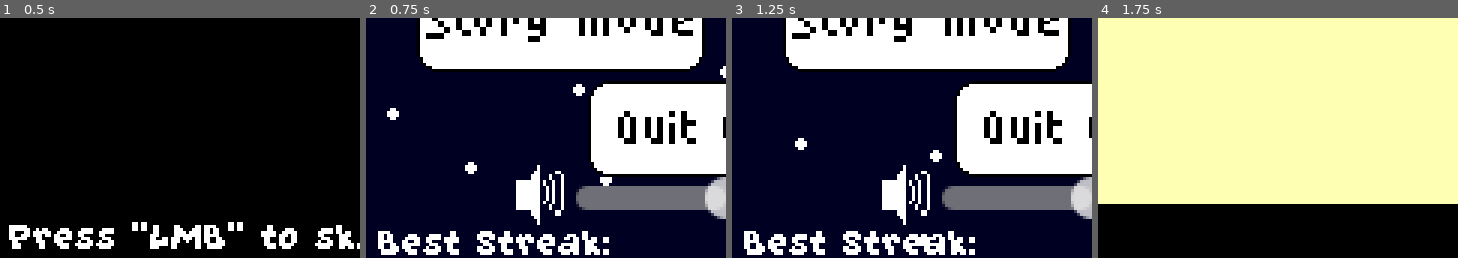
Above: before the commit, frames 1-4 (left to right).
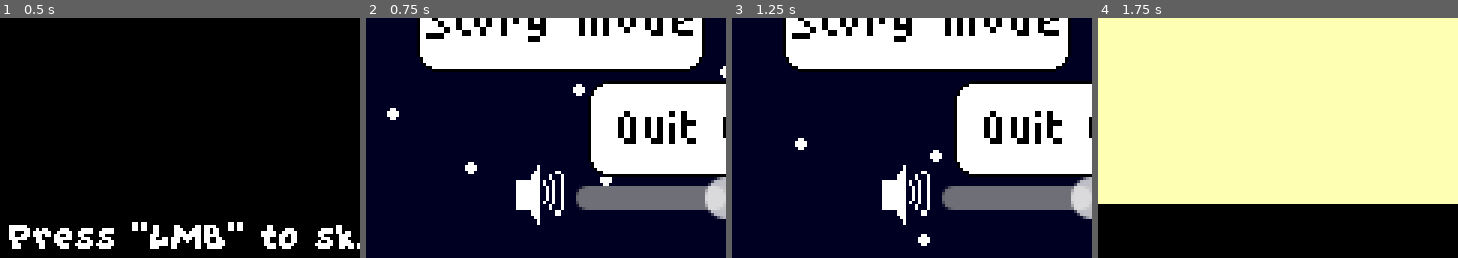
Above: after the commit, the same moments.

Repository: emmetl913/GMTK2024
Game: Godot game, scene res://worlds/instruction_screen.tscn
Same seed, same stepped clock (60 frames per second), same inputs: the game is played once before the commit and once after it. The engine's default icon, where the game draws it, is replaced by a stand-in: a white triangle on a blue panel in a dark square. Sound files missing from this copy of the repository are replaced by a short silence.
Inputs (mouse positions are % of the whole screen's width and height, from its top left):
- Up to frame 1 (0.5 s): no input
- Up to frame 2 (0.75 s): move the mouse to (72, 45) at 0.52 s; press the mouse at (72, 45) at 0.53 s
- Up to frame 3 (1.25 s): tap S (S) at 0.8 s
- Up to frame 4 (1.75 s): release the mouse at (72, 45) at 1.25 s; click (27, 51) at 1.25 s
The pictures show only the part of the screen within x 0-50%, y 50-100%; the shares and areas given below are measured in that part.

Frame 1 is identical in both runs. In frame 2, 3.1% of the frame differs, in the area x 3-68%, y 88-99%; in frame 3, 3.1%; in frame 4, nothing differs.

Commit message:
Hid best streak when you have no best streak

Diff:
--- a/menus/MainMenu.tscn
+++ b/menus/MainMenu.tscn
@@ -243,7 +243,6 @@
 offset_top = 147.0
 offset_right = 87.0
 offset_bottom = 170.0
-text = "Best Streak: "
 label_settings = SubResource("LabelSettings_g3bxd")
 
 [node name="HSlider" type="HSlider" parent="."]
